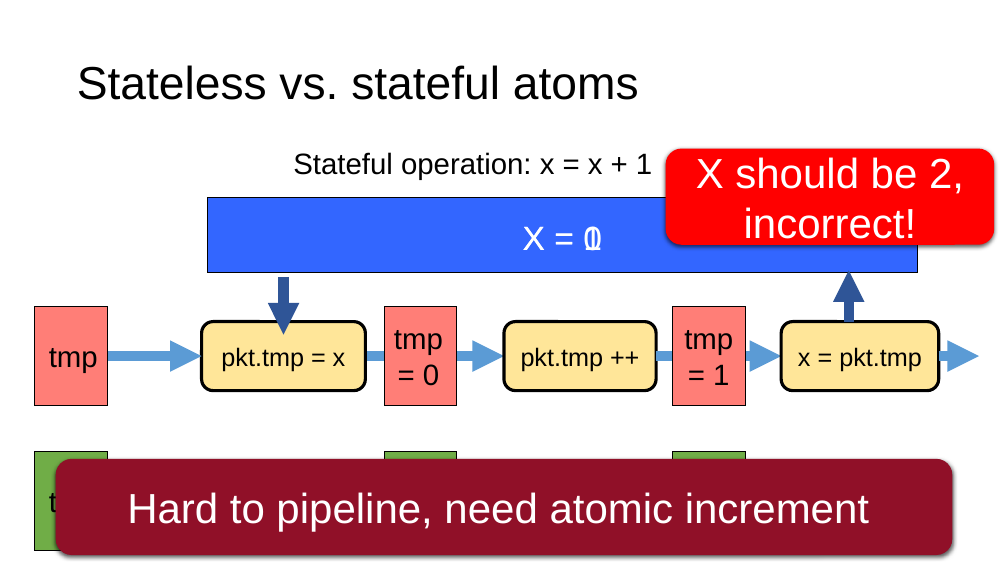
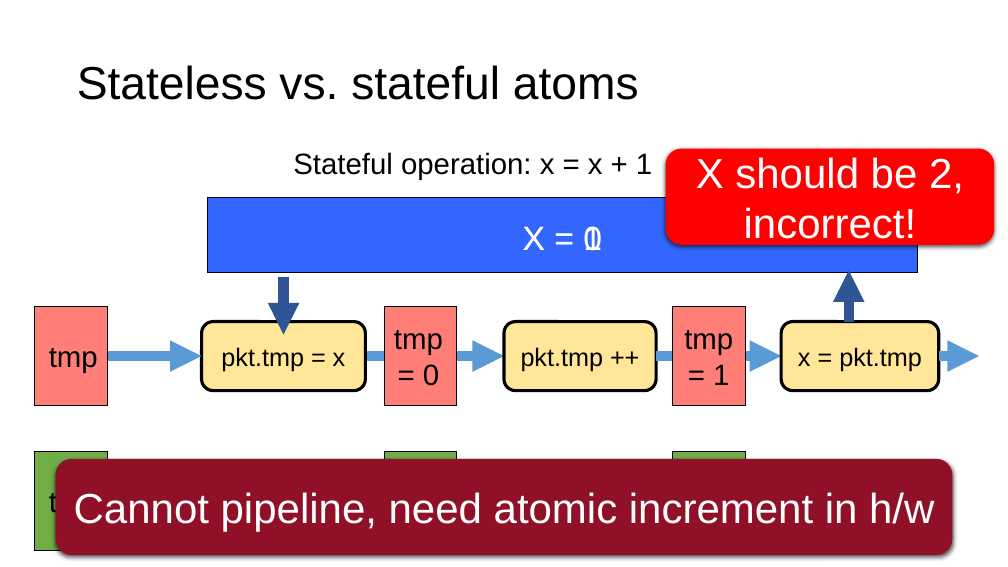
Before and after one commit to anirudhSK/pifo-domino-marple-ppts, a slide deck: slide 13 of domino_sigcomm.pptx (slide 14 before the commit). Drawn at 1008x567 pixels with LibreOffice and Linux fonts; fonts in the diff are those of the drawing. Boxes give left, top, right and bottom in pixels: in the first picture for what was removed or moved away, otherwise in the second. Text is boxed around its words. In the diff, an @@ line names an element or a change of style, - is before the commit and + after.

```diff
--- a/domino_sigcomm.pptx
+++ b/domino_sigcomm.pptx
@@ text in rounded rectangle at (74, 492, 934, 532): text changed @@
-Hard to pipeline, need atomic increment
+Cannot pipeline, need atomic increment in h/w
```
Also in this commit, not shown: 4 other slides changed.
